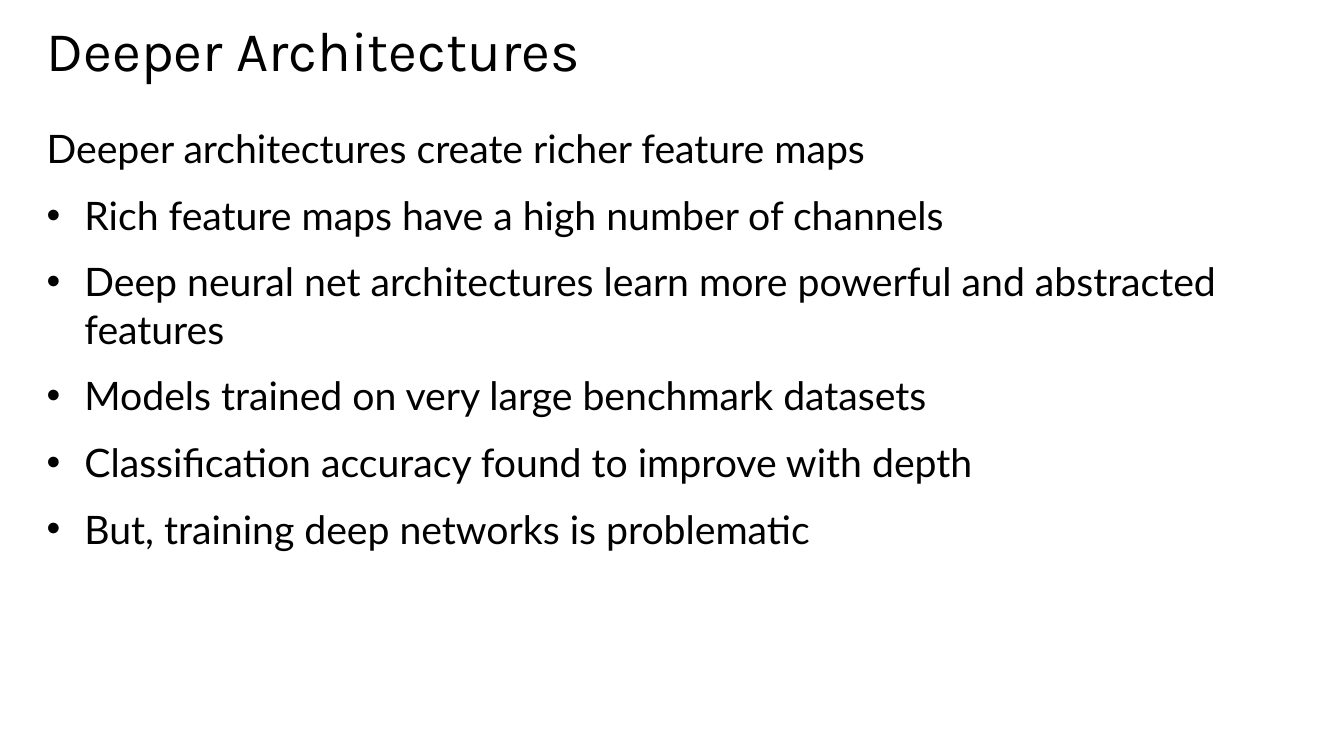
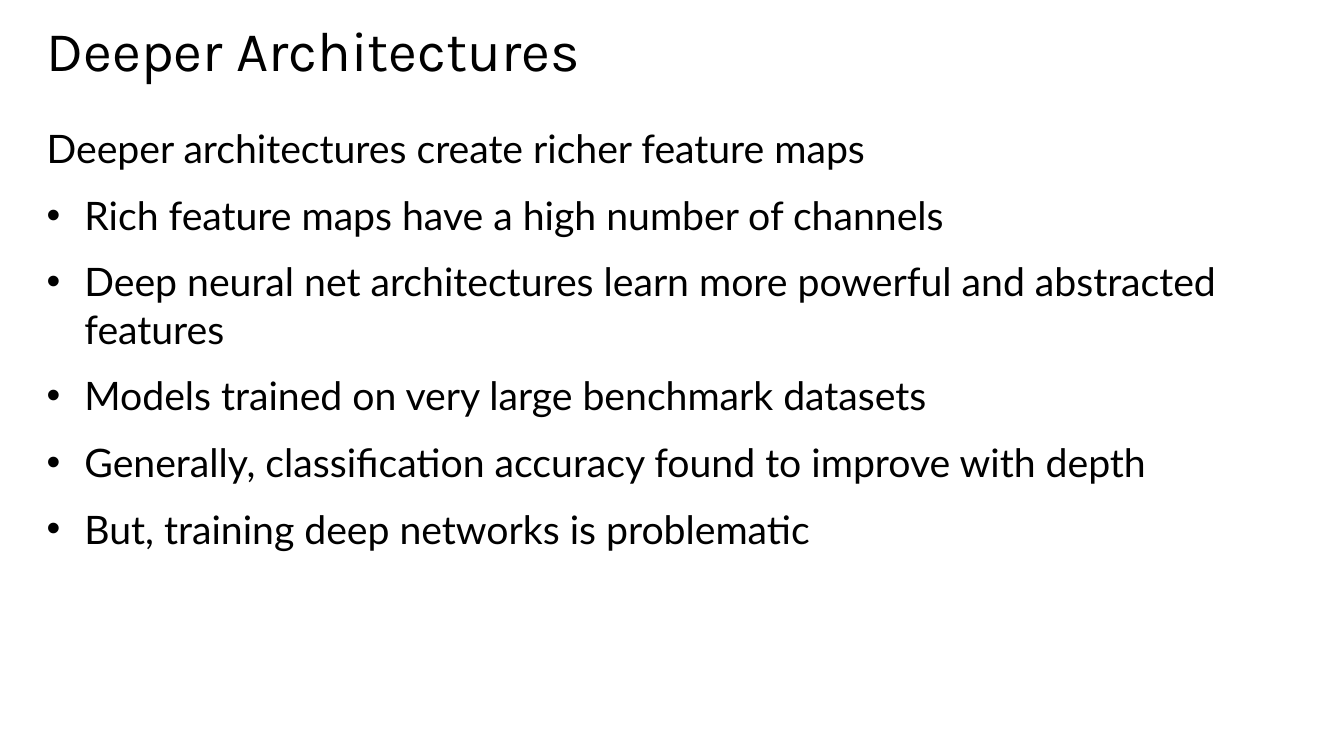
Before and after one commit to StephenElston/CSCI-E25, a slide deck: slide 38 of Slides/6_ConvolutionalNNs.pptx. Drawn at 1344x756 pixels with LibreOffice and Linux fonts; fonts in the diff are those of the drawing. Boxes give left, top, right and bottom in pixels: in the first picture for what was removed or moved away, otherwise in the second. Text is boxed around its words. In the diff, an @@ line names an element or a change of style, - is before the commit and + after.

```diff
--- a/Slides/6_ConvolutionalNNs.pptx
+++ b/Slides/6_ConvolutionalNNs.pptx
@@ text at [84,448,1146,484]: text changed @@
-• Classification accuracy found to improve with depth
+• Generally, classification accuracy found to improve with depth
```
Also in this commit, not shown: 3 other slides changed.
